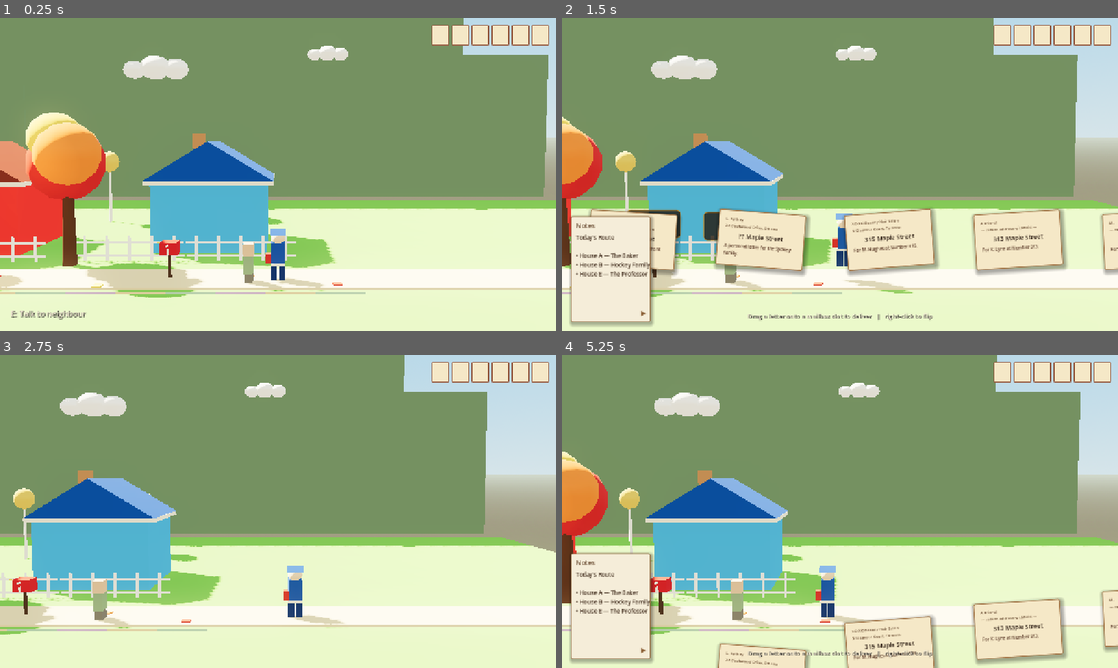
Above: before the commit, frames 1-4 (two rows, left to right).
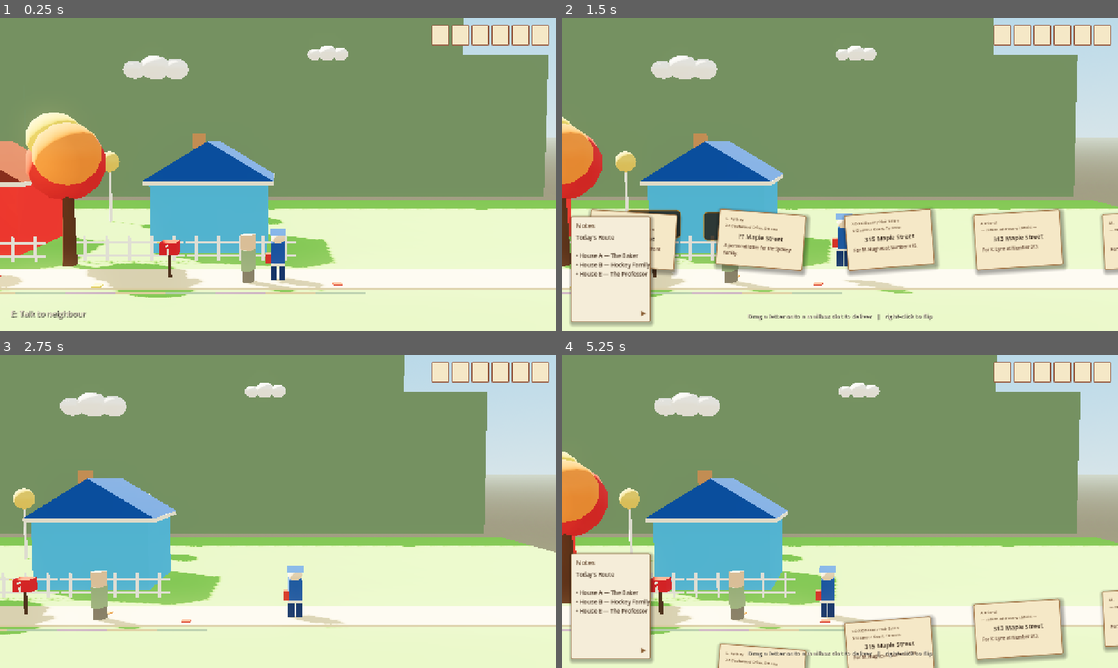
Above: after the commit, the same moments.

Repository: mariam-arab/Mailman
Game: Godot game, scene res://scenes/levels/neighborhood_01.tscn
Two runs of this game, one before a commit and one after it. Both use one fixed random seed, a clock stepped at 60 frames per second and the inputs below.
Inputs (mouse positions are in pixels of both pictures, inside the frame that each line leads up to):
- Up to frame 1 (0.25 s): no input
- Up to frame 2 (1.5 s): tap Enter at 0.5 s; move the mouse to (962, 158) at 0.52 s; hold D (move_right) 0.53-1.25 s; hold Tab (inspect_mail) 0.53-1.25 s; click (962, 158) at 0.67 s; tap Space (jump) at 0.77 s; drag from (728, 190) to (812, 237) at 1.27 s
- Up to frame 3 (2.75 s): move the mouse to (333, 442) at 2.02 s; hold D (move_right) from 2.03 s (still down); hold Tab (inspect_mail) from 2.03 s (still down)
- Up to frame 4 (5.25 s): release D (move_right) at 2.75 s; release Tab (inspect_mail) at 2.75 s; drag from (812, 574) to (673, 464) at 2.77 s; move the mouse to (1006, 558) at 3.52 s; hold A (move_left) 3.53-4.25 s; hold Tab (inspect_mail) 3.53-4.25 s; tap Space (jump) at 3.77 s; drag from (673, 464) to (756, 433) at 4.27 s; move the mouse to (867, 511) at 5.02 s; hold A (move_left) from 5.03 s (still down); hold Tab (inspect_mail) from 5.03 s (still down); click (867, 511) at 5.17 s

The runs differ from the first frame. In frame 1, 0.3% of the frame differs, in the area x 43-54%, y 68-88%; in frame 2, less than 0.1%; in frame 3, 0.3%; in frame 4, 0.3%.

Commit message:
add garden and edit hughes

Diff:
--- a/scenes/levels/neighborhood_01.tscn
+++ b/scenes/levels/neighborhood_01.tscn
@@ -94,53 +94,44 @@
 [sub_resource type="StandardMaterial3D" id="Material_tile_c"]
 albedo_color = Color(0.78, 0.62, 0.78, 1)
 
-; --- Garden decoration meshes for House 316 -----------------------------------
+[sub_resource type="BoxMesh" id="BoxMesh_garden_bed"]
+size = Vector3(2.2, 0.12, 6)
+
+[sub_resource type="StandardMaterial3D" id="Material_soil"]
+albedo_color = Color(0.32, 0.2, 0.12, 1)
+
 [sub_resource type="SphereMesh" id="SphereMesh_bush"]
 radius = 0.72
 height = 1.3
 radial_segments = 10
 rings = 5
 
+[sub_resource type="StandardMaterial3D" id="Material_bush_dark"]
+albedo_color = Color(0.18, 0.42, 0.16, 1)
+
 [sub_resource type="StandardMaterial3D" id="Material_bush"]
 albedo_color = Color(0.28, 0.58, 0.22, 1)
-roughness = 1.0
+
+[sub_resource type="BoxMesh" id="BoxMesh_flower"]
+size = Vector3(0.22, 0.75, 0.22)
+
+[sub_resource type="StandardMaterial3D" id="Material_flower_red"]
+albedo_color = Color(0.9, 0.18, 0.18, 1)
+
+[sub_resource type="StandardMaterial3D" id="Material_flower_pink"]
+albedo_color = Color(0.92, 0.48, 0.72, 1)
+
+[sub_resource type="StandardMaterial3D" id="Material_flower_purple"]
+albedo_color = Color(0.62, 0.28, 0.88, 1)
+
+[sub_resource type="StandardMaterial3D" id="Material_flower"]
+albedo_color = Color(0.95, 0.78, 0.22, 1)
 
 [sub_resource type="BoxMesh" id="BoxMesh_pot"]
-size = Vector3(0.45, 0.50, 0.45)
+size = Vector3(0.45, 0.5, 0.45)
 
 [sub_resource type="StandardMaterial3D" id="Material_terracotta"]
 albedo_color = Color(0.72, 0.38, 0.22, 1)
-roughness = 1.0
-
-[sub_resource type="BoxMesh" id="BoxMesh_flower"]
-size = Vector3(0.22, 0.75, 0.22)
-
-[sub_resource type="StandardMaterial3D" id="Material_flower"]
-albedo_color = Color(0.95, 0.78, 0.22, 1)
-roughness = 1.0
-
-[sub_resource type="StandardMaterial3D" id="Material_flower_pink"]
-albedo_color = Color(0.92, 0.48, 0.72, 1)
-roughness = 1.0
-
-[sub_resource type="StandardMaterial3D" id="Material_flower_red"]
-albedo_color = Color(0.90, 0.18, 0.18, 1)
-roughness = 1.0
-
-[sub_resource type="StandardMaterial3D" id="Material_flower_purple"]
-albedo_color = Color(0.62, 0.28, 0.88, 1)
-roughness = 1.0
-
-[sub_resource type="StandardMaterial3D" id="Material_bush_dark"]
-albedo_color = Color(0.18, 0.42, 0.16, 1)
-roughness = 1.0
-
-[sub_resource type="BoxMesh" id="BoxMesh_garden_bed"]
-size = Vector3(2.2, 0.12, 6.0)
-
-[sub_resource type="StandardMaterial3D" id="Material_soil"]
-albedo_color = Color(0.32, 0.20, 0.12, 1)
-roughness = 1.0
 
 [node name="Neighborhood01" type="Node3D" unique_id=1496336094]
 script = ExtResource("1_level")
@@ -231,7 +222,6 @@
 mesh = SubResource("BoxMesh_sidewalk")
 surface_material_override/0 = SubResource("Material_sidewalk")
 
-; 311 — L. Hughes (first house, blue)
 [node name="HouseA" parent="." unique_id=2095439637 instance=ExtResource("4_house")]
 transform = Transform3D(0, 0, 1, 0, 1, 0, -1, 0, 0, -6.4, 0, -11)
 body_color = Color(0.22, 0.65, 0.88, 1)
@@ -243,7 +233,6 @@
 house_id = "house_311"
 house_label = "311"
 
-; 312 — Thomas Heart (red)
 [node name="HouseB" parent="." unique_id=1786162234 instance=ExtResource("4_house")]
 transform = Transform3D(0, 0, 1, 0, 1, 0, -1, 0, 0, -6, 0, -0.5)
 body_color = Color(0.92, 0.2, 0.18, 1)
@@ -255,7 +244,6 @@
 house_id = "house_312"
 house_label = "312"
 
-; 313 — K. Lyne (yellow)
 [node name="HouseC" parent="." unique_id=1504425202 instance=ExtResource("4_house")]
 transform = Transform3D(0, 0, 1, 0, 1, 0, -1, 0, 0, -5.8, 0, 10.2)
 body_color = Color(0.96, 0.84, 0.15, 1)
@@ -267,7 +255,6 @@
 house_id = "house_313"
 house_label = "313"
 
-; 314 — Sydney family (teal)
 [node name="HouseD" parent="." unique_id=607186217 instance=ExtResource("4_house")]
 transform = Transform3D(0, 0, 1, 0, 1, 0, -1, 0, 0, -6.2, 0, 21)
 body_color = Color(0.22, 0.78, 0.5, 1)
@@ -279,7 +266,6 @@
 house_id = "house_314"
 house_label = "314"
 
-; 315 — M. Hughes (orange — Mr. Hughes lives here)
 [node name="HouseE" parent="." unique_id=738154609 instance=ExtResource("4_house")]
 transform = Transform3D(0, 0, 1, 0, 1, 0, -1, 0, 0, -5.9, 0, 31)
 body_color = Color(0.92, 0.5, 0.2, 1)
@@ -291,7 +277,6 @@
 house_id = "house_315"
 house_label = "315"
 
-; 316 — Linda Michaels (garden house, earthy green, far end)
 [node name="HouseF" parent="." unique_id=1544757676 instance=ExtResource("4_house")]
 transform = Transform3D(0, 0, 1, 0, 1, 0, -1, 0, 0, -6.3, 0, 41.2)
 body_color = Color(0.42, 0.68, 0.32, 1)
@@ -535,123 +520,115 @@
 mesh = SubResource("BoxMesh_tile")
 surface_material_override/0 = SubResource("Material_tile_c")
 
-; --- Garden (House 316 front yard) -------------------------------------------
-; House 316 centre Z≈41.2. Yard spans Z≈38.5–44.0, X=0 (sidewalk) to X=-2.8 (fence).
-[node name="Garden316" type="Node3D" parent="."]
-
-; Bright soil patch — fills the whole front yard so it reads clearly from the camera
-[node name="GardenBed" type="MeshInstance3D" parent="Garden316"]
+[node name="Garden316" type="Node3D" parent="." unique_id=369017225]
+
+[node name="GardenBed" type="MeshInstance3D" parent="Garden316" unique_id=1482963765]
 transform = Transform3D(1, 0, 0, 0, 1, 0, 0, 0, 1, -1.6, 0.06, 41.25)
 mesh = SubResource("BoxMesh_garden_bed")
 surface_material_override/0 = SubResource("Material_soil")
 
-; Back row of bushes — against the fence at X=-2.5
-[node name="Bush1" type="MeshInstance3D" parent="Garden316"]
+[node name="Bush1" type="MeshInstance3D" parent="Garden316" unique_id=950952471]
 transform = Transform3D(1, 0, 0, 0, 1, 0, 0, 0, 1, -2.4, 0.72, 39.4)
 mesh = SubResource("SphereMesh_bush")
 surface_material_override/0 = SubResource("Material_bush_dark")
 
-[node name="Bush2" type="MeshInstance3D" parent="Garden316"]
+[node name="Bush2" type="MeshInstance3D" parent="Garden316" unique_id=1744020849]
 transform = Transform3D(1.3, 0, 0, 0, 1.3, 0, 0, 0, 1.3, -2.3, 0.94, 41.3)
 mesh = SubResource("SphereMesh_bush")
 surface_material_override/0 = SubResource("Material_bush")
 
-[node name="Bush3" type="MeshInstance3D" parent="Garden316"]
+[node name="Bush3" type="MeshInstance3D" parent="Garden316" unique_id=377469296]
 transform = Transform3D(1.1, 0, 0, 0, 1.1, 0, 0, 0, 1.1, -2.4, 0.79, 43.2)
 mesh = SubResource("SphereMesh_bush")
 surface_material_override/0 = SubResource("Material_bush_dark")
 
-; Back flower row — between bushes, at X≈-2.0
-[node name="FlowerBedA1" type="MeshInstance3D" parent="Garden316"]
-transform = Transform3D(1, 0, 0, 0, 1, 0, 0, 0, 1, -2.0, 0.375, 38.8)
+[node name="FlowerBedA1" type="MeshInstance3D" parent="Garden316" unique_id=1003347358]
+transform = Transform3D(1, 0, 0, 0, 1, 0, 0, 0, 1, -2, 0.375, 38.8)
 mesh = SubResource("BoxMesh_flower")
 surface_material_override/0 = SubResource("Material_flower_red")
 
-[node name="FlowerBedA2" type="MeshInstance3D" parent="Garden316"]
-transform = Transform3D(1, 0, 0, 0, 1, 0, 0, 0, 1, -2.0, 0.375, 39.7)
+[node name="FlowerBedA2" type="MeshInstance3D" parent="Garden316" unique_id=524791934]
+transform = Transform3D(1, 0, 0, 0, 1, 0, 0, 0, 1, -2, 0.375, 39.7)
 mesh = SubResource("BoxMesh_flower")
 surface_material_override/0 = SubResource("Material_flower_pink")
 
-[node name="FlowerBedA3" type="MeshInstance3D" parent="Garden316"]
-transform = Transform3D(1, 0, 0, 0, 1, 0, 0, 0, 1, -2.0, 0.375, 40.6)
+[node name="FlowerBedA3" type="MeshInstance3D" parent="Garden316" unique_id=456890237]
+transform = Transform3D(1, 0, 0, 0, 1, 0, 0, 0, 1, -2, 0.375, 40.6)
 mesh = SubResource("BoxMesh_flower")
 surface_material_override/0 = SubResource("Material_flower_purple")
 
-[node name="FlowerBedA4" type="MeshInstance3D" parent="Garden316"]
-transform = Transform3D(1, 0, 0, 0, 1, 0, 0, 0, 1, -2.0, 0.375, 41.5)
+[node name="FlowerBedA4" type="MeshInstance3D" parent="Garden316" unique_id=533926346]
+transform = Transform3D(1, 0, 0, 0, 1, 0, 0, 0, 1, -2, 0.375, 41.5)
 mesh = SubResource("BoxMesh_flower")
 surface_material_override/0 = SubResource("Material_flower_red")
 
-[node name="FlowerBedA5" type="MeshInstance3D" parent="Garden316"]
-transform = Transform3D(1, 0, 0, 0, 1, 0, 0, 0, 1, -2.0, 0.375, 42.4)
+[node name="FlowerBedA5" type="MeshInstance3D" parent="Garden316" unique_id=388295343]
+transform = Transform3D(1, 0, 0, 0, 1, 0, 0, 0, 1, -2, 0.375, 42.4)
 mesh = SubResource("BoxMesh_flower")
 surface_material_override/0 = SubResource("Material_flower_pink")
 
-[node name="FlowerBedA6" type="MeshInstance3D" parent="Garden316"]
-transform = Transform3D(1, 0, 0, 0, 1, 0, 0, 0, 1, -2.0, 0.375, 43.3)
+[node name="FlowerBedA6" type="MeshInstance3D" parent="Garden316" unique_id=2132168666]
+transform = Transform3D(1, 0, 0, 0, 1, 0, 0, 0, 1, -2, 0.375, 43.3)
 mesh = SubResource("BoxMesh_flower")
 surface_material_override/0 = SubResource("Material_flower_purple")
 
-; Front flower row — closer to the player at X≈-1.1
-[node name="FlowerBedB1" type="MeshInstance3D" parent="Garden316"]
+[node name="FlowerBedB1" type="MeshInstance3D" parent="Garden316" unique_id=461242527]
 transform = Transform3D(1, 0, 0, 0, 1, 0, 0, 0, 1, -1.1, 0.375, 39.2)
 mesh = SubResource("BoxMesh_flower")
 surface_material_override/0 = SubResource("Material_flower_pink")
 
-[node name="FlowerBedB2" type="MeshInstance3D" parent="Garden316"]
+[node name="FlowerBedB2" type="MeshInstance3D" parent="Garden316" unique_id=1896168399]
 transform = Transform3D(1, 0, 0, 0, 1, 0, 0, 0, 1, -1.1, 0.375, 40.1)
 mesh = SubResource("BoxMesh_flower")
 surface_material_override/0 = SubResource("Material_flower_purple")
 
-[node name="FlowerBedB3" type="MeshInstance3D" parent="Garden316"]
-transform = Transform3D(1, 0, 0, 0, 1, 0, 0, 0, 1, -1.1, 0.375, 41.0)
+[node name="FlowerBedB3" type="MeshInstance3D" parent="Garden316" unique_id=1321030129]
+transform = Transform3D(1, 0, 0, 0, 1, 0, 0, 0, 1, -1.1, 0.375, 41)
 mesh = SubResource("BoxMesh_flower")
 surface_material_override/0 = SubResource("Material_flower")
 
-[node name="FlowerBedB4" type="MeshInstance3D" parent="Garden316"]
+[node name="FlowerBedB4" type="MeshInstance3D" parent="Garden316" unique_id=119698740]
 transform = Transform3D(1, 0, 0, 0, 1, 0, 0, 0, 1, -1.1, 0.375, 41.9)
 mesh = SubResource("BoxMesh_flower")
 surface_material_override/0 = SubResource("Material_flower_red")
 
-[node name="FlowerBedB5" type="MeshInstance3D" parent="Garden316"]
+[node name="FlowerBedB5" type="MeshInstance3D" parent="Garden316" unique_id=179468360]
 transform = Transform3D(1, 0, 0, 0, 1, 0, 0, 0, 1, -1.1, 0.375, 42.8)
 mesh = SubResource("BoxMesh_flower")
 surface_material_override/0 = SubResource("Material_flower_pink")
 
-; Terracotta pots by the gate, straddling the two rows
-[node name="Pot1" type="MeshInstance3D" parent="Garden316"]
-transform = Transform3D(1, 0, 0, 0, 1, 0, 0, 0, 1, -1.6, 0.25, 39.0)
+[node name="Pot1" type="MeshInstance3D" parent="Garden316" unique_id=271926600]
+transform = Transform3D(1, 0, 0, 0, 1, 0, 0, 0, 1, -1.6, 0.25, 39)
 mesh = SubResource("BoxMesh_pot")
 surface_material_override/0 = SubResource("Material_terracotta")
 
-[node name="Flower1" type="MeshInstance3D" parent="Garden316"]
-transform = Transform3D(1, 0, 0, 0, 1, 0, 0, 0, 1, -1.6, 0.625, 39.0)
+[node name="Flower1" type="MeshInstance3D" parent="Garden316" unique_id=692352577]
+transform = Transform3D(1, 0, 0, 0, 1, 0, 0, 0, 1, -1.6, 0.625, 39)
 mesh = SubResource("BoxMesh_flower")
 surface_material_override/0 = SubResource("Material_flower")
 
-[node name="Pot2" type="MeshInstance3D" parent="Garden316"]
+[node name="Pot2" type="MeshInstance3D" parent="Garden316" unique_id=1321989579]
 transform = Transform3D(1, 0, 0, 0, 1, 0, 0, 0, 1, -1.6, 0.25, 41.2)
 mesh = SubResource("BoxMesh_pot")
 surface_material_override/0 = SubResource("Material_terracotta")
 
-[node name="Flower2" type="MeshInstance3D" parent="Garden316"]
+[node name="Flower2" type="MeshInstance3D" parent="Garden316" unique_id=1699512530]
 transform = Transform3D(1, 0, 0, 0, 1, 0, 0, 0, 1, -1.6, 0.625, 41.2)
 mesh = SubResource("BoxMesh_flower")
 surface_material_override/0 = SubResource("Material_flower_pink")
 
-[node name="Pot3" type="MeshInstance3D" parent="Garden316"]
+[node name="Pot3" type="MeshInstance3D" parent="Garden316" unique_id=696990079]
 transform = Transform3D(1, 0, 0, 0, 1, 0, 0, 0, 1, -1.6, 0.25, 43.4)
 mesh = SubResource("BoxMesh_pot")
 surface_material_override/0 = SubResource("Material_terracotta")
 
-[node name="Flower3" type="MeshInstance3D" parent="Garden316"]
+[node name="Flower3" type="MeshInstance3D" parent="Garden316" unique_id=278464644]
 transform = Transform3D(1, 0, 0, 0, 1, 0, 0, 0, 1, -1.6, 0.625, 43.4)
 mesh = SubResource("BoxMesh_flower")
 surface_material_override/0 = SubResource("Material_flower_purple")
 
-; Mr. Hughes stands at the start of the route, near the player spawn
-[node name="MrHughes" parent="." instance=ExtResource("10_gossip")]
-transform = Transform3D(1, 0, 0, 0, 1, 0, 0, 0, 1, 0.3, 0, -13)
+[node name="MrHughes" parent="." unique_id=374860554 instance=ExtResource("10_gossip")]
+transform = Transform3D(-0.8746088, 0.017442474, 0.48461807, 0.01688344, 1.2198253, 0.0009726048, -0.48453492, 0.0110198585, -0.8747251, 0.3, 0, -13)
 
 [node name="Player" parent="." unique_id=1571739222 instance=ExtResource("2_player")]
 transform = Transform3D(1, 0, 0, 0, 1, 0, 0, 0, 1, 0, 0.5, -14)
